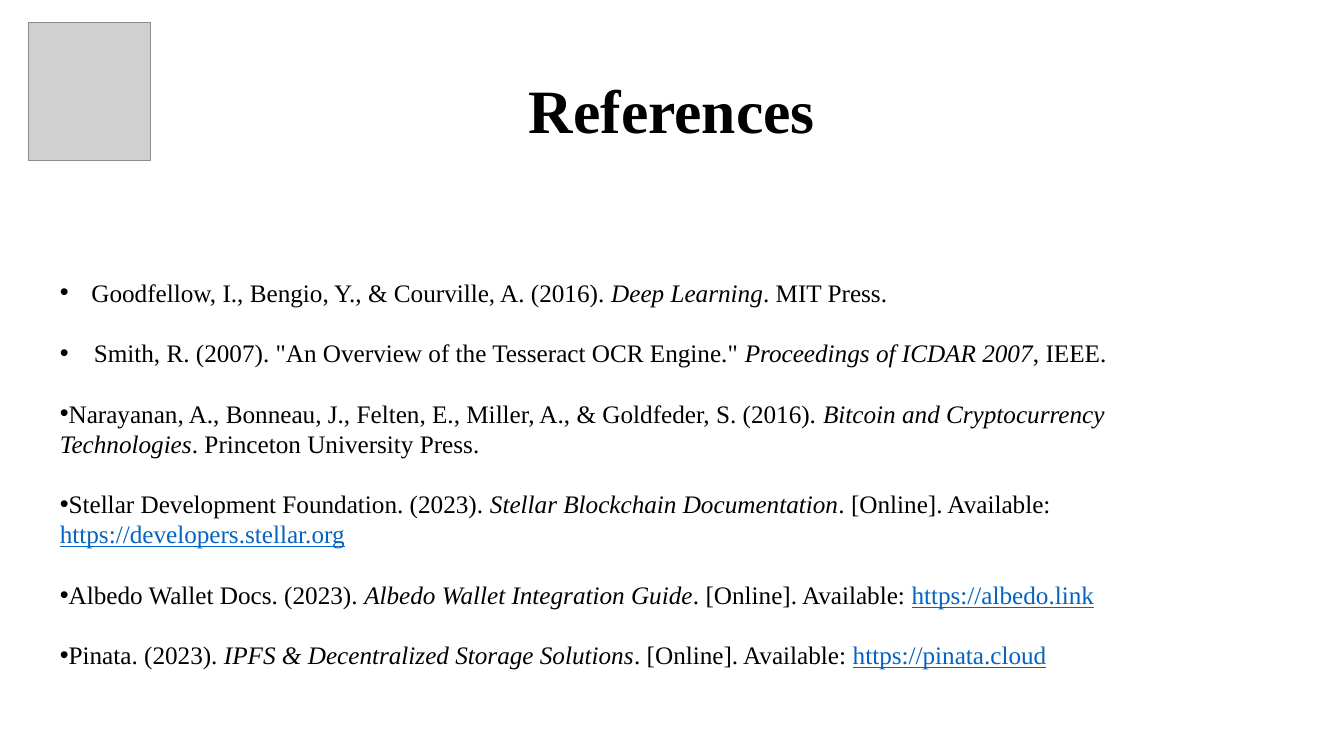
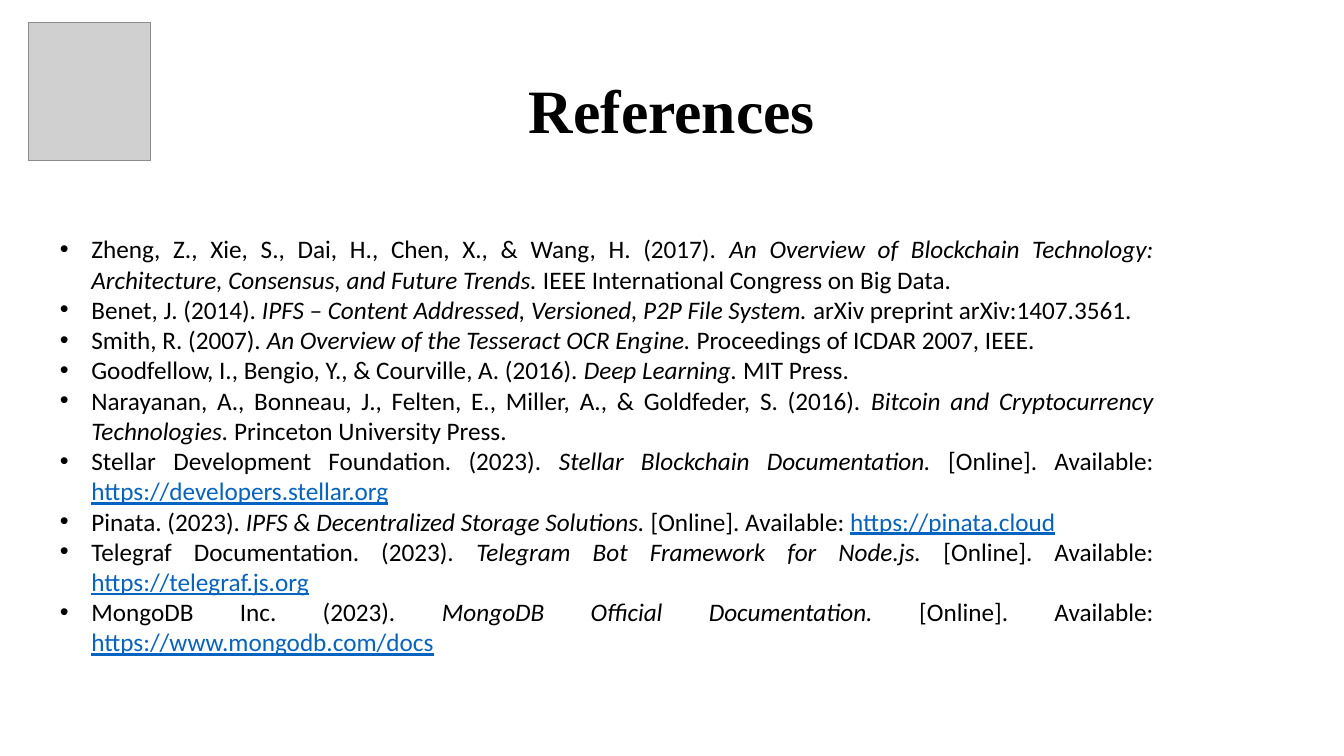
Before and after one commit to yuvaakhil/TrustAgent, a slide deck: slide 25 of Docs/TrustAgent.pptx (slide 32 before the commit). Drawn at 1344x756 pixels with LibreOffice and Linux fonts; fonts in the diff are those of the drawing; grey boxes stand for pictures. Boxes give left, top, right and bottom in pixels: in the first picture for what was removed or moved away, otherwise in the second. Text is boxed around its words. In the diff, an @@ line names an element or a change of style, - is before the commit and + after.

```diff
--- a/Docs/TrustAgent.pptx
+++ b/Docs/TrustAgent.pptx
@@ text "Zheng, Z., Xie, S., Dai, ...": place and size @@
-text "Zheng, Z., Xie, S., Dai, ..." at (60,284,1107,670)
+text "Zheng, Z., Xie, S., Dai, ..." at (91,239,1153,656)
@@ text at (91,239,1153,354): paragraphs added @@
+• Zheng, Z., Xie, S., Dai, H., Chen, X., & Wang, H. (2017). An Overview of Blockchain Technology: Architecture, Consensus, and Future Trends. IEEE International Congress on Big Data.
+• Benet, J. (2014). IPFS – Content Addressed, Versioned, P2P File System. arXiv preprint arXiv:1407.3561.
+• Smith, R. (2007). An Overview of the Tesseract OCR Engine. Proceedings of ICDAR 2007, IEEE.
@@ text at (94,344,1107,368): paragraph removed @@
-• Smith, R. (2007). "An Overview of the Tesseract OCR Engine." Proceedings of ICDAR 2007, IEEE.
@@ text at (91,361,1153,536): font Times New Roman to Calibri in "Goodfellow, I., Bengio, Y., & Courville, A. ...", "Narayanan, A., Bonneau, J., Felten, E., Miller, ...", "Stellar Development Foundation. (2023). Stellar Blockchain D ...", "Pinata. (2023). IPFS & Decentralized Storage Solutions. ..."; italic on in "Learning.", "Technologies.", "Documentation.", "Solutions."; alignment left to justified; indent changed @@
@@ text at (91,542,1153,656): paragraphs added @@
+• Telegraf Documentation. (2023). Telegram Bot Framework for Node.js. [Online]. Available: https://telegraf.js.org
+• MongoDB Inc. (2023). MongoDB Official Documentation. [Online]. Available: https://www.mongodb.com/docs
@@ text at (69,586,1094,610): paragraph removed @@
-• Albedo Wallet Docs. (2023). Albedo Wallet Integration Guide. [Online]. Available: https://albedo.link
```
Also in this commit, not shown: 13 other slides changed, 3 slides added, 10 slides removed, 9 other files.
